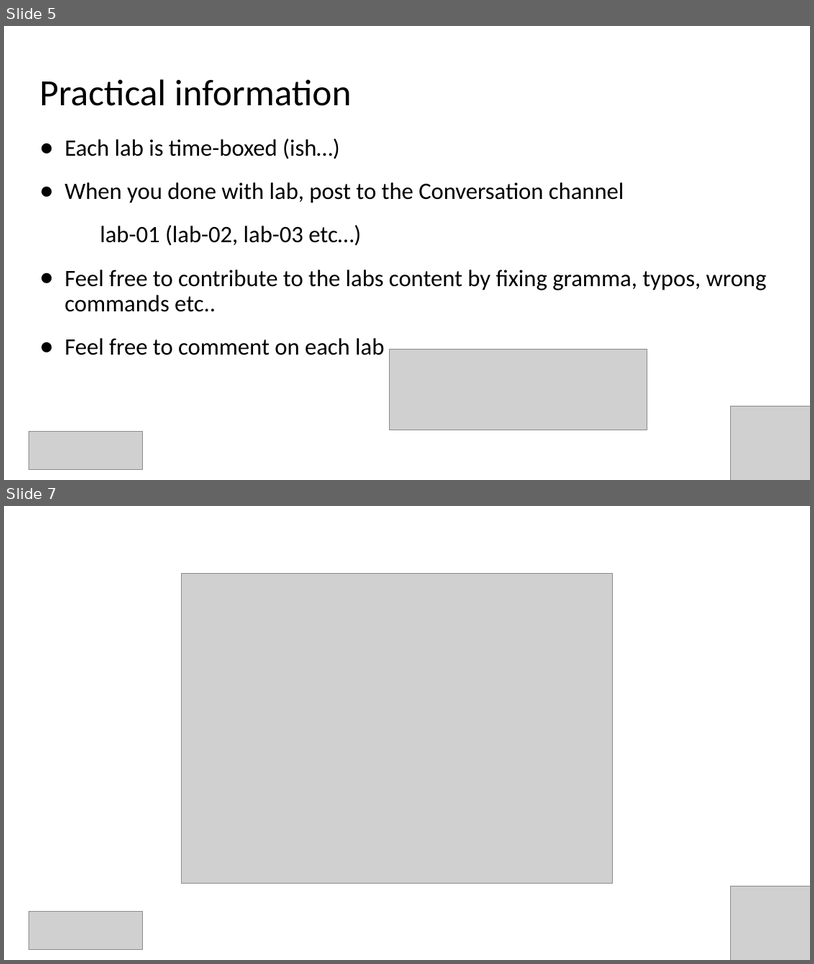
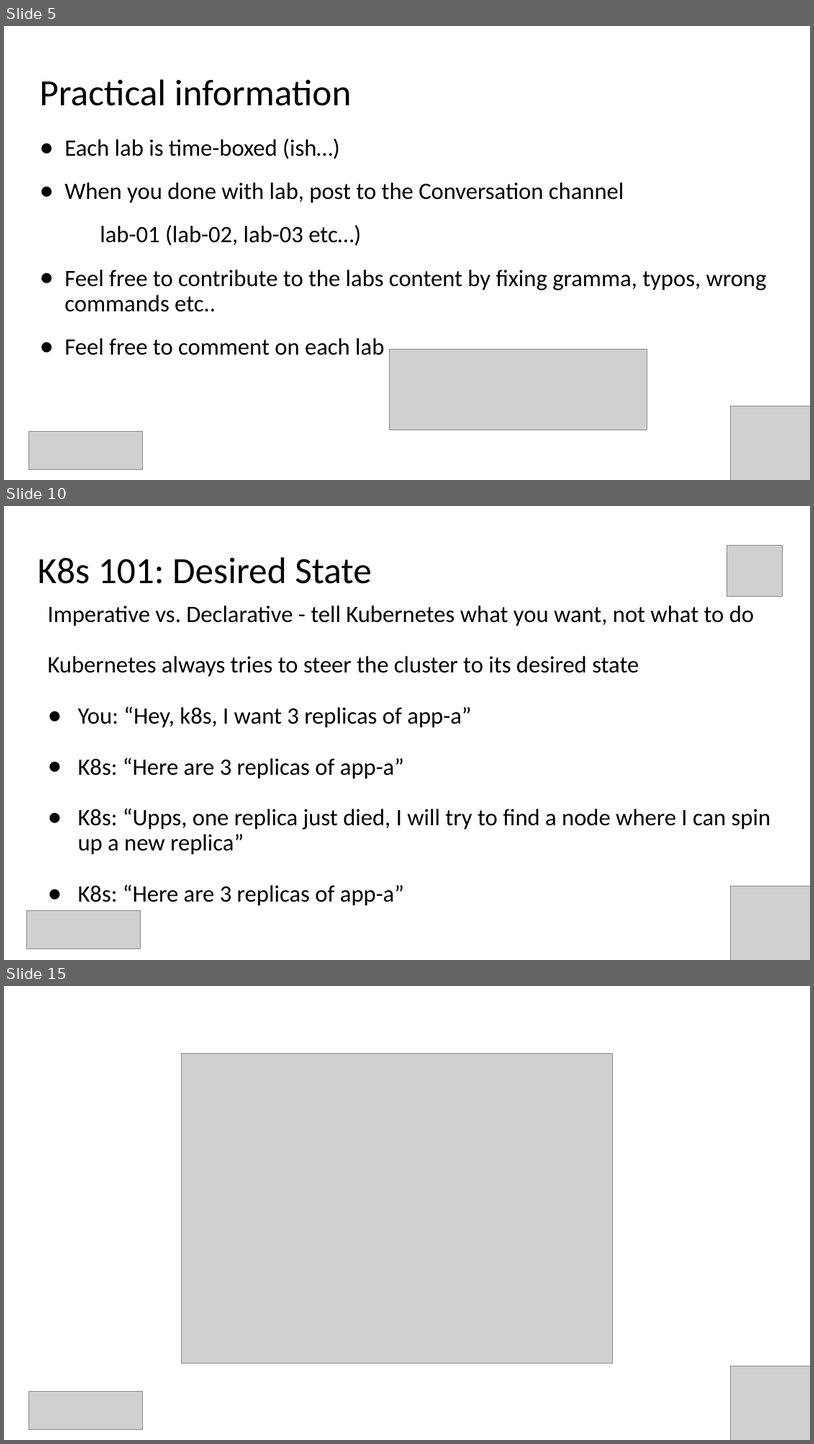
Before and after one commit to evgenyb/aks-workshops, a slide deck: 05-scaling-options-in-aks/slides/scaling-options-for-applications-and-clusters-in-AKS.pptx. Shown one above the other, each under a label of ours: slides 5 and 7 before the commit, slides 5, 10 and 15 after it; the slides between them are not shown. The pictures are 814x964 and 814x1444 pixels, drawn with LibreOffice and Linux fonts; fonts in the diff are those of the drawing; grey boxes stand for pictures. Boxes give left, top, right and bottom in pixels: in the first picture for what was removed or moved away, otherwise in the second. Text is boxed around its words. In the diff, an @@ line names an element or a change of style, - is before the commit and + after.

```diff
--- a/05-scaling-options-in-aks/slides/scaling-options-for-applications-and-clusters-in-AKS.pptx
+++ b/05-scaling-options-in-aks/slides/scaling-options-for-applications-and-clusters-in-AKS.pptx
@@ slide 10 added at box(4, 506, 810, 960), background #FFFFFF @@
@@ picture added at box(728, 546, 783, 597) @@
@@ title added at box(38, 557, 371, 584), 44 pt, text #000000 @@
+K8s 101: Desired State
@@ text added at box(48, 605, 772, 906), 28 pt, text #000000 @@
+Imperative vs. Declarative - tell Kubernetes what you want, not what to do
+Kubernetes always tries to steer the cluster to its desired state
+● You: “Hey, k8s, I want 3 replicas of app-a”
+● K8s: “Here are 3 replicas of app-a”
+● K8s: “Upps, one replica just died, I will try to find a node where I can spin up a new replica”
+● K8s: “Here are 3 replicas of app-a”
@@ picture added at box(731, 885, 810, 960) @@
@@ picture added at box(27, 911, 141, 949) @@
@@ what was slide 7 is now slide 15 @@
```
Also in this commit, not shown: 8 other slides added, 1 slide removed, 1 other file.
